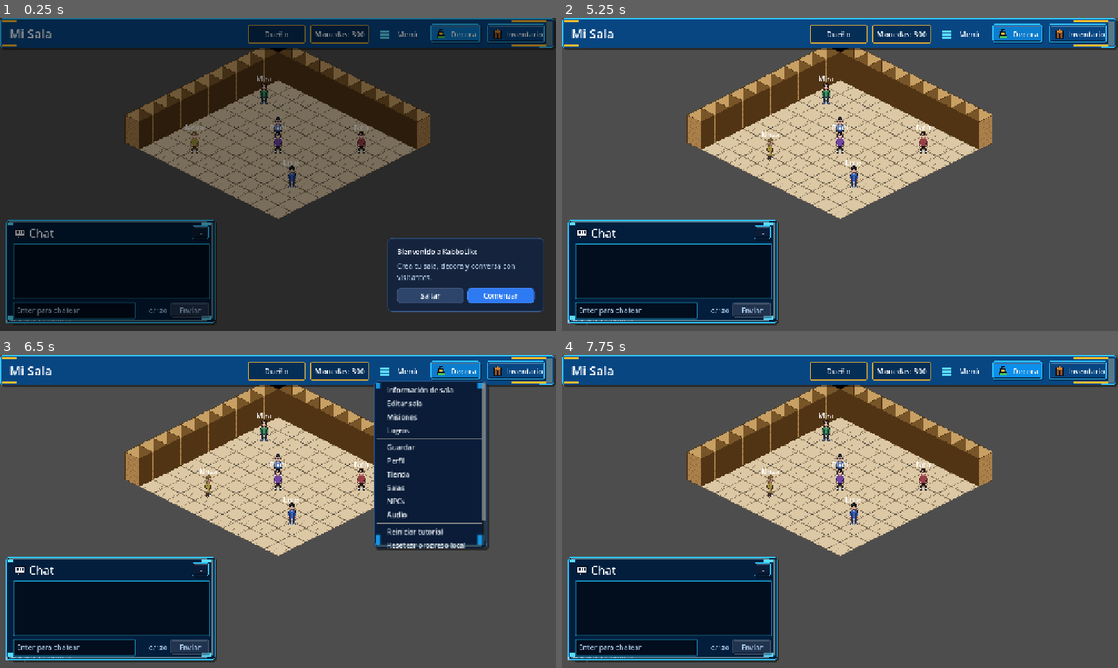
Above: before the commit, frames 1-4 (two rows, left to right).
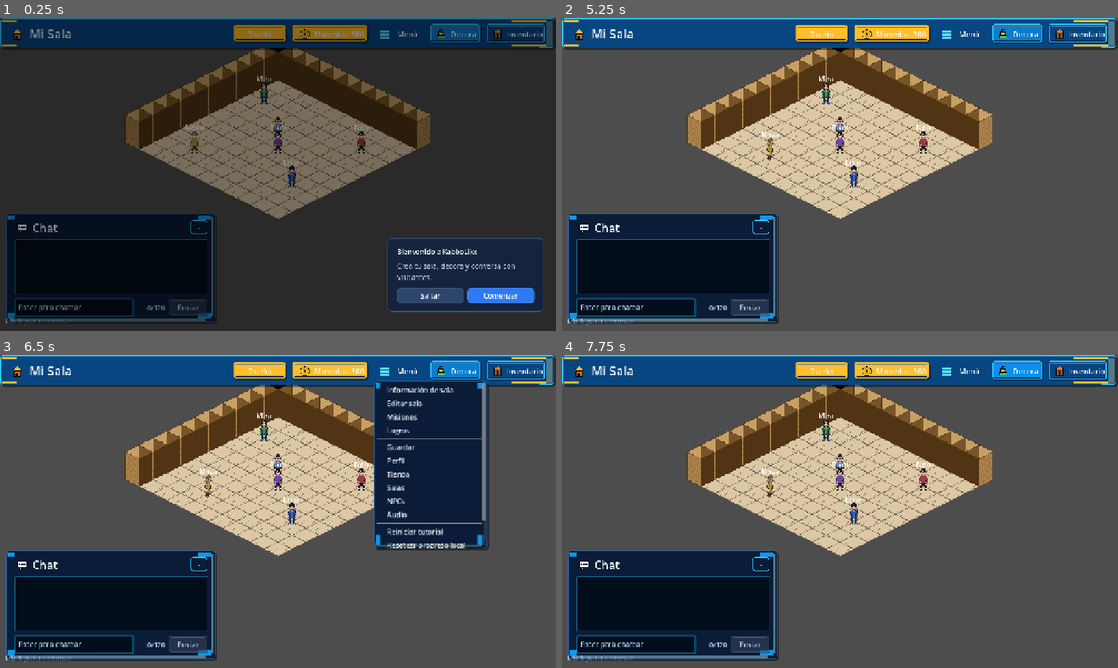
Above: after the commit, the same moments.

Repository: tebyl/KabboGame
Game: Godot game, scene res://scenes/main/Main.tscn
Same seed, same stepped clock (60 frames per second), same inputs: the game is played once before the commit and once after it.
Inputs (mouse positions are in pixels of both pictures, inside the frame that each line leads up to):
- Up to frame 1 (0.25 s): no input
- Up to frame 2 (5.25 s): click (634, 309) at 0.52 s; type "12" at 0.6 s; click "Comenzar" at 1.25 s; click "Menú" at 2 s; click "Decora" at 2.75 s; click "Inventario" at 3.5 s; click "-" at 4.25 s; click "Saltar" at 5 s
- Up to frame 3 (6.5 s): click "Menú" at 5.75 s
- Up to frame 4 (7.75 s): click "Decora" at 6.5 s; click "Decora ON" at 7.25 s

The runs differ from the first frame. In frame 1, 4.1% of the frame differs, in the area x 1-67%, y 2-99%; in frame 2, 5.8%; in frame 3, 5.8%; in frame 4, 5.8%.

Commit message:
Fix ChatPanel and GameHUD

Diff:
--- a/scripts/ui/ChatPanel.gd
+++ b/scripts/ui/ChatPanel.gd
@@ -21,8 +21,8 @@
 	"Sistema": "9db8d6",
 }
 
-var minimized := false
-var last_message_text := "Chat"
+var minimized: bool = false
+var last_message_text: String = "Chat"
 var counter_label: Label
 
 @onready var chat_card: PanelContainer = $Root/ChatCard
@@ -56,11 +56,11 @@
 
 
 func add_message(message: Dictionary) -> void:
-	var sender := String(message.get("sender", "Invitado"))
-	var text := String(message.get("text", ""))
+	var sender: String = String(message.get("sender", "Invitado"))
+	var text: String = String(message.get("text", ""))
 	last_message_text = "%s: %s" % [sender, text]
 	minimized_label.text = last_message_text
-	var rich_label := RichTextLabel.new()
+	var rich_label: RichTextLabel = RichTextLabel.new()
 	rich_label.bbcode_enabled = true
 	rich_label.fit_content = true
 	rich_label.scroll_active = false
@@ -141,7 +141,7 @@
 	counter_label.horizontal_alignment = HORIZONTAL_ALIGNMENT_RIGHT
 	counter_label.vertical_alignment = VERTICAL_ALIGNMENT_CENTER
 	input_row.add_child(counter_label)
-	var send_index := input_row.get_children().find(send_button)
+	var send_index: int = input_row.get_children().find(send_button)
 	if send_index != -1:
 		input_row.move_child(counter_label, send_index)
 
@@ -149,7 +149,7 @@
 func _update_input_state() -> void:
 	if not counter_label:
 		return
-	var length := chat_input.text.strip_edges().length()
+	var length: int = chat_input.text.strip_edges().length()
 	counter_label.text = "%s/%s" % [length, MAX_TEXT_LENGTH]
 	send_button.disabled = length == 0
 
@@ -175,9 +175,18 @@
 
 func _apply_premium_chat_styles() -> void:
 	chat_card.add_theme_stylebox_override("panel", _make_premium_stylebox(COLOR_CHAT_BG, 2, COLOR_CHAT_BORDER, 3))
-	UIThemeScript.apply_texture_panel_style(chat_card, "chat_panel_9slice", 8)
+	UIThemeScript.apply_texture_panel_style(chat_card, "panel_dark_9slice", 8)
 	chat_card.offset_left = 14.0
-	chat_card.offset_bottom = -14.0
+	chat_card.offset_bottom = -16.0
+	var margin: MarginContainer = $Root/ChatCard/Margin
+	margin.add_theme_constant_override("margin_left", 12)
+	margin.add_theme_constant_override("margin_top", 10)
+	margin.add_theme_constant_override("margin_right", 12)
+	margin.add_theme_constant_override("margin_bottom", 12)
+	var vbox: VBoxContainer = $Root/ChatCard/Margin/VBox
+	vbox.add_theme_constant_override("separation", 8)
+	var header: HBoxContainer = $Root/ChatCard/Margin/VBox/Header
+	header.add_theme_constant_override("separation", 8)
 	_add_header_icon()
 	title_label.text = "Chat"
 	title_label.add_theme_color_override("font_color", COLOR_CHAT_TEXT)
@@ -206,16 +215,17 @@
 	message_scroll.get_v_scroll_bar().add_theme_stylebox_override("grabber", _make_premium_stylebox(COLOR_CHAT_BORDER.darkened(0.10), 2, COLOR_CHAT_BORDER, 1))
 	message_list.add_theme_constant_override("separation", 5)
 	input_row.add_theme_constant_override("separation", 8)
+	input_row.custom_minimum_size = Vector2(0, 42)
 
 
 func _add_header_icon() -> void:
 	var header: HBoxContainer = $Root/ChatCard/Margin/VBox/Header
 	if header.has_node("ChatIcon"):
 		return
-	var texture := UIThemeScript.load_ui_texture("res://assets/ui/icons/icon_chat.png")
+	var texture: Texture2D = UIThemeScript.load_ui_texture("res://assets/ui/icons/icon_chat.png")
 	if not texture:
 		return
-	var icon := TextureRect.new()
+	var icon: TextureRect = TextureRect.new()
 	icon.name = "ChatIcon"
 	icon.texture = texture
 	icon.custom_minimum_size = Vector2(32, 32)
@@ -235,7 +245,7 @@
 
 
 func _make_premium_stylebox(color: Color, radius: int, border_color: Color, border_width: int) -> StyleBoxFlat:
-	var style := StyleBoxFlat.new()
+	var style: StyleBoxFlat = StyleBoxFlat.new()
 	style.bg_color = color
 	style.corner_radius_top_left = radius
 	style.corner_radius_top_right = radius
@@ -256,8 +266,8 @@
 func _get_sender_color(sender: String) -> String:
 	if SENDER_COLORS.has(sender):
 		return String(SENDER_COLORS[sender])
-	var hash_value := abs(sender.hash())
-	var palette := ["ffd86b", "66f3ff", "ff8acb", "a8ff8a", "c8a2ff"]
+	var hash_value: int = absi(sender.hash())
+	var palette: PackedStringArray = PackedStringArray(["ffd86b", "66f3ff", "ff8acb", "a8ff8a", "c8a2ff"])
 	return palette[hash_value % palette.size()]
 
 
--- a/scripts/ui/GameHUD.gd
+++ b/scripts/ui/GameHUD.gd
@@ -72,7 +72,7 @@
 func set_coins(value: int) -> void:
 	if not is_node_ready():
 		await ready
-	coins_label.text = "Monedas: %s" % value
+	_set_badge_content_text(coins_label, "CoinBadgeText", "Monedas: %s" % value)
 
 
 func set_claimable_missions_count(count: int) -> void:
@@ -97,8 +97,8 @@
 func set_room_role(role: String) -> void:
 	if not is_node_ready():
 		await ready
-	var safe_role := PermissionManagerScript.sanitize_role(role)
-	role_label.text = "Dueño" if safe_role == PermissionManagerScript.ROLE_OWNER else "Visitante"
+	var safe_role: String = PermissionManagerScript.sanitize_role(role)
+	_set_badge_content_text(role_label, "RoleBadgeText", "Dueño" if safe_role == PermissionManagerScript.ROLE_OWNER else "Visitante")
 
 
 func set_decorate_available(available: bool) -> void:
@@ -163,7 +163,7 @@
 
 
 func _setup_menu() -> void:
-	var popup := menu_button.get_popup()
+	var popup: PopupMenu = menu_button.get_popup()
 	popup.clear()
 	_apply_premium_popup_style(popup)
 	popup.add_item("Información de sala", 1)
@@ -221,13 +221,13 @@
 func _get_version_summary() -> String:
 	if not FileAccess.file_exists(VERSION_PATH):
 		return "KabboLike Demo"
-	var file := FileAccess.open(VERSION_PATH, FileAccess.READ)
+	var file: FileAccess = FileAccess.open(VERSION_PATH, FileAccess.READ)
 	if not file:
 		return "KabboLike Demo"
-	var version := ""
-	var build := ""
+	var version: String = ""
+	var build: String = ""
 	while not file.eof_reached():
-		var line := file.get_line()
+		var line: String = file.get_line()
 		if line.begins_with("Version:"):
 			version = line.replace("Version:", "").strip_edges()
 		elif line.begins_with("Build:"):
@@ -255,11 +255,16 @@
 
 func _apply_styles() -> void:
 	_apply_premium_top_bar()
+	_ensure_top_bar_icon("RoomIcon", "home", room_name_label, Vector2(34, 34))
+	_remove_top_bar_extra("OwnerIcon")
+	_remove_top_bar_extra("CoinIcon")
 	for label in [room_name_label, role_label, coins_label, help_text, saved_label, message_label]:
 		_apply_premium_label(label)
 	_style_header_label(room_name_label)
 	_style_badge_label(role_label, COLOR_HUD_GOLD)
 	_style_badge_label(coins_label, COLOR_HUD_GOLD)
+	_setup_badge_content(role_label, "RoleBadgeContent", "", "RoleBadgeText", "Dueño")
+	_setup_badge_content(coins_label, "CoinBadgeContent", "res://assets/ui/icons/icon_coin.png", "CoinBadgeText", coins_label.text.strip_edges())
 	for button in $Root/TopBar/MarginContainer/HBoxContainer.get_children():
 		if button is Button:
 			_style_premium_button(button, COLOR_HUD_BUTTON)
@@ -306,10 +311,83 @@
 
 
 func _style_badge_label(label: Label, accent: Color) -> void:
-	label.custom_minimum_size = Vector2(132, 42)
+	label.custom_minimum_size = Vector2(176, 42) if label == coins_label else Vector2(124, 42)
 	label.horizontal_alignment = HORIZONTAL_ALIGNMENT_CENTER
 	label.add_theme_font_size_override("font_size", 17)
 	label.add_theme_stylebox_override("normal", _make_premium_stylebox(COLOR_HUD_BUTTON, 2, accent, 2))
+	var badge_texture: Texture2D = UIThemeScript.load_ui_texture("res://assets/ui/buttons/btn_yellow_normal.png")
+	if badge_texture:
+		label.add_theme_stylebox_override("normal", UIThemeScript.make_texture_style(badge_texture, 8))
+
+
+func _ensure_top_bar_icon(node_name: String, icon_name: String, before_node: Control, size: Vector2) -> void:
+	var row: HBoxContainer = $Root/TopBar/MarginContainer/HBoxContainer
+	if row.has_node(node_name):
+		return
+	var icon: TextureRect = UIThemeScript.make_icon(icon_name, size)
+	_add_top_bar_icon(row, icon, node_name, before_node)
+
+
+func _remove_top_bar_extra(node_name: String) -> void:
+	var row: HBoxContainer = $Root/TopBar/MarginContainer/HBoxContainer
+	if row.has_node(node_name):
+		row.get_node(node_name).queue_free()
+
+
+func _setup_badge_content(label: Label, content_name: String, icon_path: String, text_name: String, text: String) -> void:
+	label.text = ""
+	if label.has_node(content_name):
+		_set_badge_content_text(label, text_name, text)
+		return
+	var content: HBoxContainer = HBoxContainer.new()
+	content.name = content_name
+	content.mouse_filter = Control.MOUSE_FILTER_IGNORE
+	content.set_anchors_preset(Control.PRESET_FULL_RECT)
+	content.offset_left = 12.0
+	content.offset_top = 0.0
+	content.offset_right = -12.0
+	content.offset_bottom = 0.0
+	content.alignment = BoxContainer.ALIGNMENT_CENTER
+	content.add_theme_constant_override("separation", 7)
+	label.add_child(content)
+	if not icon_path.is_empty():
+		var texture: Texture2D = UIThemeScript.load_ui_texture(icon_path)
+		if texture:
+			var icon: TextureRect = TextureRect.new()
+			icon.texture = texture
+			icon.custom_minimum_size = Vector2(22, 22)
+			icon.stretch_mode = TextureRect.STRETCH_KEEP_CENTERED
+			content.add_child(icon)
+	var text_label: Label = Label.new()
+	text_label.name = text_name
+	text_label.text = text
+	text_label.add_theme_color_override("font_color", COLOR_HUD_TEXT)
+	text_label.add_theme_font_size_override("font_size", 17)
+	text_label.vertical_alignment = VERTICAL_ALIGNMENT_CENTER
+	content.add_child(text_label)
+
+
+func _set_badge_content_text(label: Label, text_name: String, text: String) -> void:
+	if label.has_node("RoleBadgeContent/%s" % text_name):
+		var role_text: Label = label.get_node("RoleBadgeContent/%s" % text_name) as Label
+		role_text.text = text
+		label.text = ""
+	elif label.has_node("CoinBadgeContent/%s" % text_name):
+		var coin_text: Label = label.get_node("CoinBadgeContent/%s" % text_name) as Label
+		coin_text.text = text
+		label.text = ""
+	else:
+		label.text = text
+
+
+func _add_top_bar_icon(row: HBoxContainer, icon: TextureRect, node_name: String, before_node: Control) -> void:
+	if not icon:
+		return
+	icon.name = node_name
+	row.add_child(icon)
+	var target_index: int = row.get_children().find(before_node)
+	if target_index >= 0:
+		row.move_child(icon, target_index)
 
 
 func _style_premium_button(button: Button, color: Color, texture_variant: String = "blue") -> void:
@@ -334,7 +412,7 @@
 func _apply_premium_popup_style(popup: PopupMenu) -> void:
 	popup.min_size = Vector2i(300, 0)
 	popup.add_theme_stylebox_override("panel", _make_premium_stylebox(COLOR_HUD_BG_DARK, 2, COLOR_HUD_BORDER, 3))
-	var popup_panel_texture := UIThemeScript.load_ui_texture("res://assets/ui/panels/panel_dark_9slice.png")
+	var popup_panel_texture: Texture2D = UIThemeScript.load_ui_texture("res://assets/ui/panels/panel_dark_9slice.png")
 	if popup_panel_texture:
 		popup.add_theme_stylebox_override("panel", UIThemeScript.make_texture_style(popup_panel_texture, 8))
 	popup.add_theme_stylebox_override("hover", _make_premium_stylebox(COLOR_HUD_BUTTON_HOT.darkened(0.12), 2, COLOR_HUD_GOLD, 1))
@@ -349,7 +427,7 @@
 
 
 func _make_premium_stylebox(color: Color, radius: int, border_color: Color, border_width: int) -> StyleBoxFlat:
-	var style := StyleBoxFlat.new()
+	var style: StyleBoxFlat = StyleBoxFlat.new()
 	style.bg_color = color
 	style.corner_radius_top_left = radius
 	style.corner_radius_top_right = radius
--- a/scripts/ui/UITheme.gd
+++ b/scripts/ui/UITheme.gd
@@ -40,7 +40,7 @@
 
 
 static func apply_texture_panel_style(panel: PanelContainer, panel_name: String, margin: int = TEXTURE_MARGIN_DEFAULT) -> bool:
-	var texture := load_ui_texture("%s/panels/%s.png" % [UI_ASSET_ROOT, panel_name])
+	var texture: Texture2D = load_ui_texture("%s/panels/%s.png" % [UI_ASSET_ROOT, panel_name])
 	if not texture:
 		return false
 	panel.add_theme_stylebox_override("panel", make_texture_style(texture, margin))
@@ -48,17 +48,21 @@
 
 
 static func apply_texture_button_style(button: Button, variant: String, margin: int = TEXTURE_MARGIN_DEFAULT) -> bool:
-	var applied := false
+	var applied: bool = false
 	for state in ["normal", "hover", "pressed", "disabled"]:
-		var texture := load_ui_texture("%s/buttons/btn_%s_%s.png" % [UI_ASSET_ROOT, variant, state])
+		var texture: Texture2D = load_ui_texture("%s/buttons/btn_%s_%s.png" % [UI_ASSET_ROOT, variant, state])
 		if texture:
 			button.add_theme_stylebox_override(state, make_texture_style(texture, margin))
 			applied = true
+	button.add_theme_color_override("font_color", COLOR_TEXT)
+	button.add_theme_color_override("font_hover_color", COLOR_TEXT)
+	button.add_theme_color_override("font_pressed_color", COLOR_TEXT)
+	button.add_theme_color_override("font_disabled_color", COLOR_TEXT_MUTED)
 	return applied
 
 
 static func apply_button_icon(button: Button, icon_name: String) -> bool:
-	var texture := load_ui_texture("%s/icons/icon_%s.png" % [UI_ASSET_ROOT, icon_name])
+	var texture: Texture2D = load_ui_texture("%s/icons/icon_%s.png" % [UI_ASSET_ROOT, icon_name])
 	if not texture:
 		return false
 	button.icon = texture
@@ -66,15 +70,35 @@
 	return true
 
 
+static func make_icon(icon_name: String, size: Vector2 = Vector2(24, 24)) -> TextureRect:
+	var texture: Texture2D = load_ui_texture("%s/icons/icon_%s.png" % [UI_ASSET_ROOT, icon_name])
+	return make_texture_rect(texture, size)
+
+
+static func make_asset_texture_rect(path: String, size: Vector2 = Vector2(24, 24)) -> TextureRect:
+	var texture: Texture2D = load_ui_texture(path)
+	return make_texture_rect(texture, size)
+
+
+static func make_texture_rect(texture: Texture2D, size: Vector2 = Vector2(24, 24)) -> TextureRect:
+	if not texture:
+		return null
+	var icon: TextureRect = TextureRect.new()
+	icon.texture = texture
+	icon.custom_minimum_size = size
+	icon.stretch_mode = TextureRect.STRETCH_KEEP_CENTERED
+	return icon
+
+
 static func load_ui_texture(path: String) -> Texture2D:
-	if not ResourceLoader.exists(path):
+	if not ResourceLoader.exists(path) and not FileAccess.file_exists(path):
 		return null
-	var resource := load(path)
+	var resource: Resource = load(path)
 	return resource as Texture2D
 
 
 static func make_texture_style(texture: Texture2D, margin: int = TEXTURE_MARGIN_DEFAULT) -> StyleBoxTexture:
-	var style := StyleBoxTexture.new()
+	var style: StyleBoxTexture = StyleBoxTexture.new()
 	style.texture = texture
 	style.texture_margin_left = margin
 	style.texture_margin_top = margin
@@ -111,7 +135,7 @@
 
 
 static func _make_stylebox(color: Color, radius: int, border_color: Color, border_width: int) -> StyleBoxFlat:
-	var style := StyleBoxFlat.new()
+	var style: StyleBoxFlat = StyleBoxFlat.new()
 	style.bg_color = color
 	style.corner_radius_top_left = radius
 	style.corner_radius_top_right = radius
Not shown, added: assets/ui/badges/badge_current.png.import
Not shown, added: assets/ui/badges/badge_locked.png.import
Not shown, added: assets/ui/badges/badge_online.png.import
Not shown, added: assets/ui/badges/badge_owner.png.import
Not shown, added: assets/ui/badges/badge_warning.png.import
Not shown, added: assets/ui/buttons/btn_blue_disabled.png.import
Not shown, added: assets/ui/buttons/btn_blue_hover.png.import
Not shown, added: assets/ui/buttons/btn_blue_normal.png.import
Not shown, added: assets/ui/buttons/btn_blue_pressed.png.import
Not shown, added: assets/ui/buttons/btn_cyan_disabled.png.import
Not shown, added: assets/ui/buttons/btn_cyan_hover.png.import
Not shown, added: assets/ui/buttons/btn_cyan_normal.png.import
(and 42 more such lines)
